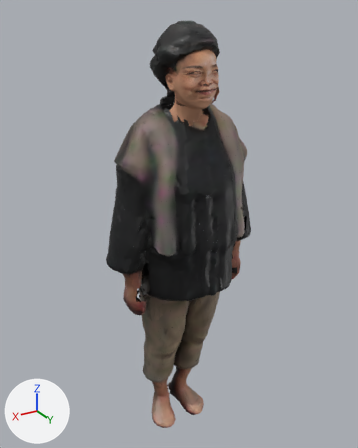
The glTF model public/models/ma/nhanvat/tp-048.glb as it was, and as the next commit left it.
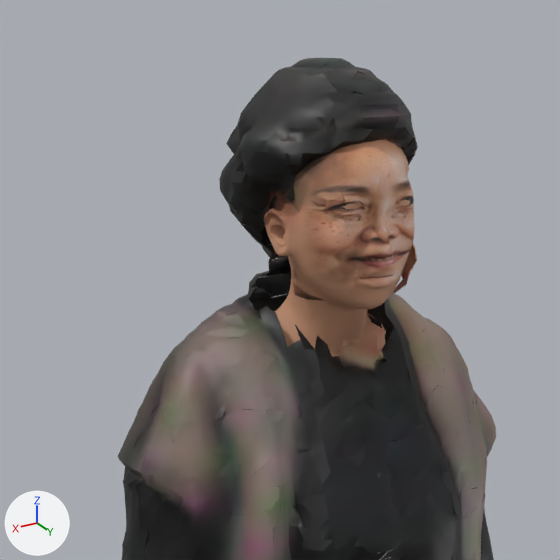
Each version appears first whole from a camera (50 mm lens) standing at (0.862, 1.391, 1.627) and looking at (-0.012, -0.065, 0.899), and next in a close-up on the part from 20% to 75% of the width and 0% to 44% of the height. Arrows for +X, +Y and +Z are at lower left; the lights stay in place. The first two pictures are the older version. Vertices at exactly the same position are counted once.

The first close-up shows 'Body'.
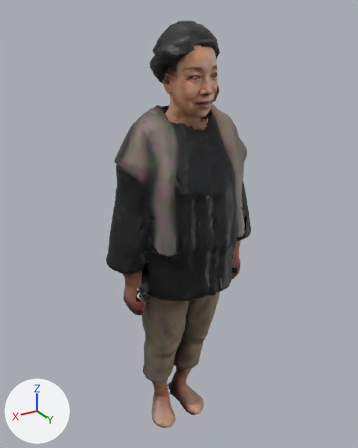
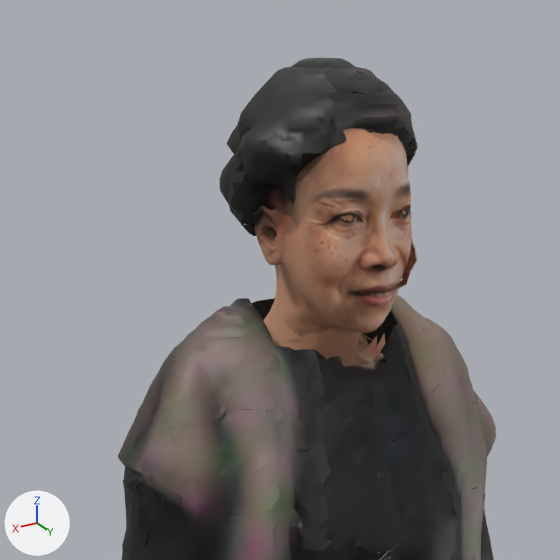
Pixel boxes (x1, y1, x2, y2) of what changed, in the close-ups (560 x 560 px; the box of a moved part takes in the faces that stretch with it):
part 1 of me_body, moved or reshaped
    before: (235, 138, 415, 373)
    after: (253, 91, 411, 410)
part 2 of me_body, surface changed
    before: (276, 140, 414, 348)
    after: (269, 129, 411, 347)

What changed in the scene script:
```text
Change me_body:
    used by ob_body; location = (0.0, 0.0, 0.0)
    remove me_body.from_pydata(...)  # 16551 vertices, 24244 faces; spans x -0.3..0.3, y -0.2..0.16, z 0.0..1.6
    add me_body.from_pydata(...)  # 16508 vertices, 23976 faces; spans x -0.3..0.3, y -0.2..0.16, z 0.0..1.6
    me_body part 1: 809 vertices moved from x -0.07..0.09, y -0.04..0.13, z 1.28..1.54 to x -0.08..0.09, y -0.08..0.13, z 1.27..1.56; 2140 vertices removed from x -0.08..0.09, y -0.08..0.13, z 1.27..1.54; 2100 vertices added at x -0.11..0.12, y -0.09..0.14, z 1.23..1.57
    me_body part 2: 797 kept faces spanning x -0.08..0.08, y -0.08..0.13, z 1.27..1.55 get new texture (UV) coordinates
    other edits to the shape of me_body do not show in these pictures
```
